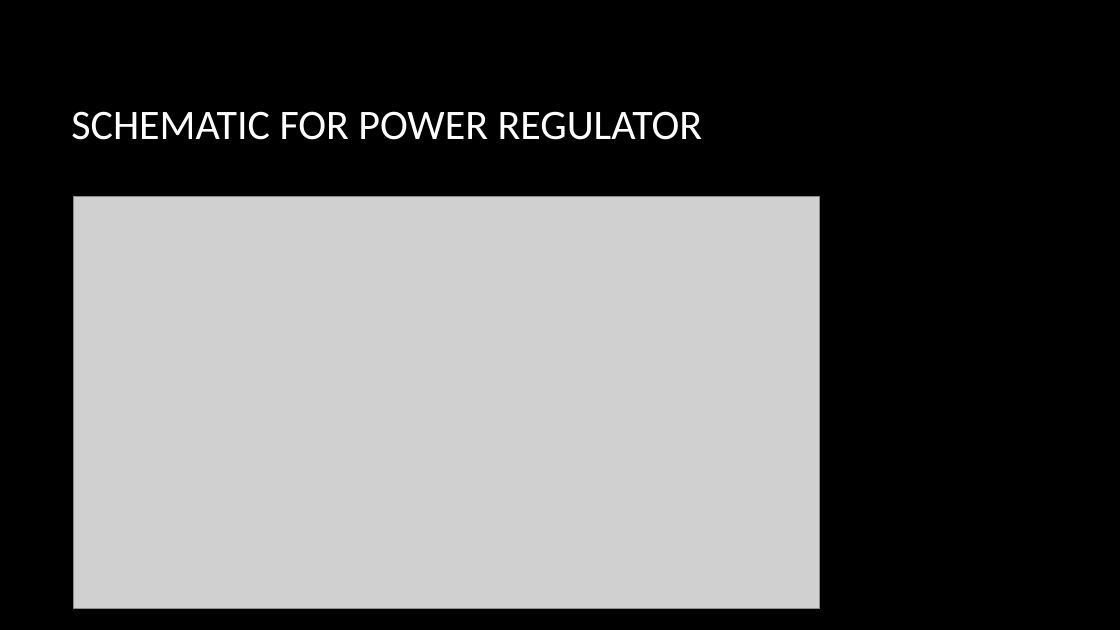
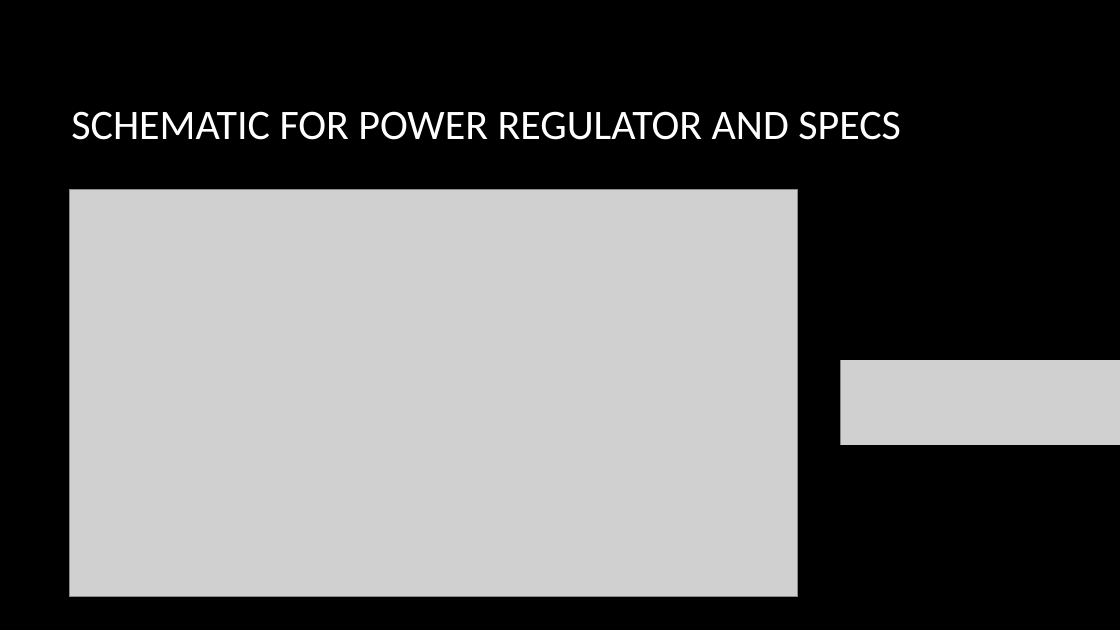
Before and after one commit to TheJonBovi/Pitch_Identifier, a slide deck: slide 4 of embedded C project .pptx (slide 6 before the commit). Drawn at 1120x630 pixels with LibreOffice and Linux fonts; fonts in the diff are those of the drawing; grey boxes stand for pictures; background and template pictures are left out. Boxes give left, top, right and bottom in pixels: in the first picture for what was removed or moved away, otherwise in the second. Text is boxed around its words. In the diff, an @@ line names an element or a change of style, - is before the commit and + after.

```diff
--- a/embedded C project .pptx
+++ b/embedded C project .pptx
@@ title at box(71, 111, 901, 140): text changed @@
-SCHEMATIC FOR POWER REGULATOR
+SCHEMATIC FOR POWER REGULATOR AND SPECS
@@ picture: place and size @@
-picture at box(74, 197, 820, 608)
+picture at box(70, 190, 798, 597)
@@ picture added at box(840, 360, 1120, 445) @@
```
Also in this commit, not shown: 9 other slides changed, 2 slides removed, 6 other files.
